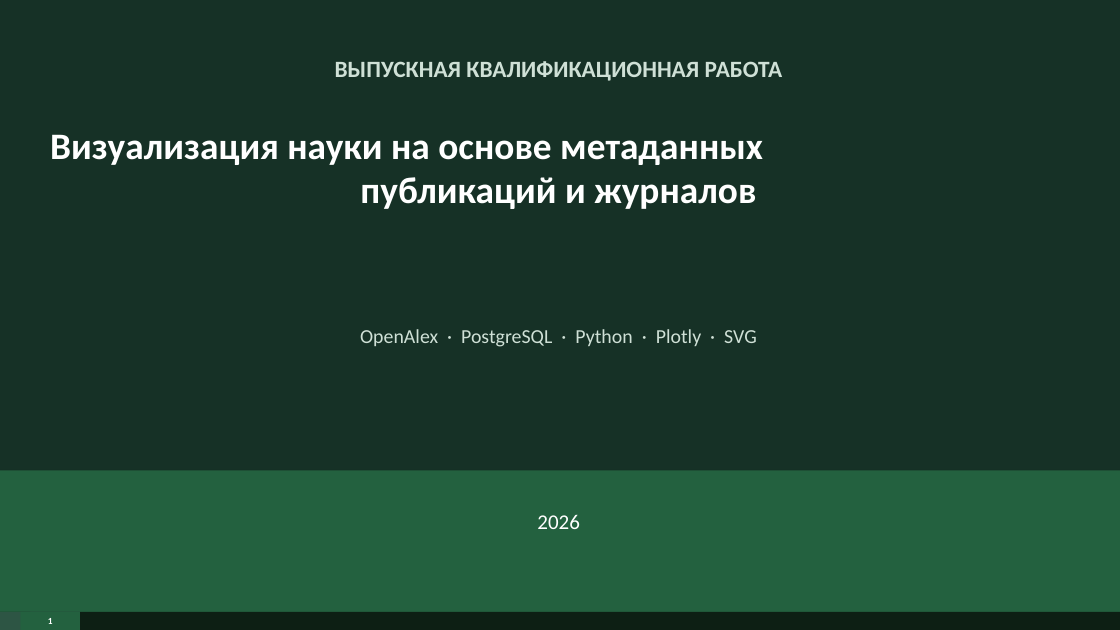
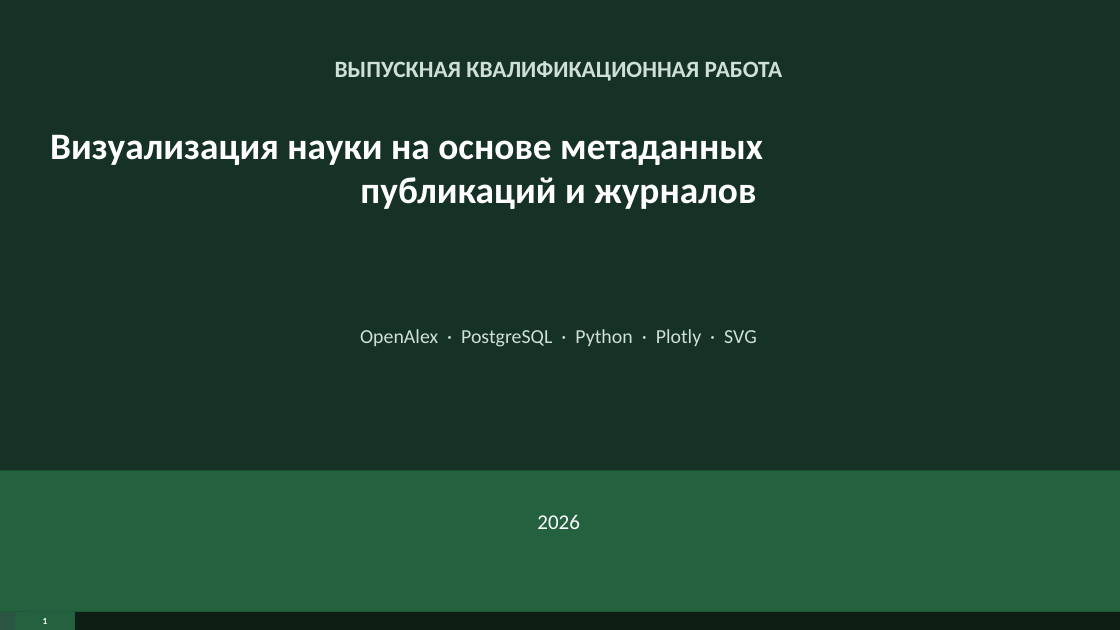
Before and after one commit to surnova2703/muiv3year, a slide deck: slide 1 of docs/Визуализация науки на основе метаданных публикаций и журналов.pptx. Drawn at 1120x630 pixels with LibreOffice and Linux fonts; fonts in the diff are those of the drawing. Boxes give left, top, right and bottom in pixels: in the first picture for what was removed or moved away, otherwise in the second. Text is boxed around its words. In the diff, an @@ line names an element or a change of style, - is before the commit and + after.

```diff
--- a/docs/Визуализация науки на основе метаданных публикаций и журналов.pptx
+++ b/docs/Визуализация науки на основе метаданных публикаций и журналов.pptx
@@ rectangle: place and size @@
-rectangle at [0, 612, 80, 630]
+rectangle at [0, 612, 75, 630]
@@ rectangle "1": place and size @@
-rectangle "1" at [20, 612, 80, 630]
+rectangle "1" at [15, 612, 75, 630]
@@ rectangle: place and size @@
-rectangle at [30, 612, 80, 630]
+rectangle at [25, 612, 75, 630]
```
Also in this commit, not shown: 13 other slides changed, 1 slide added.
